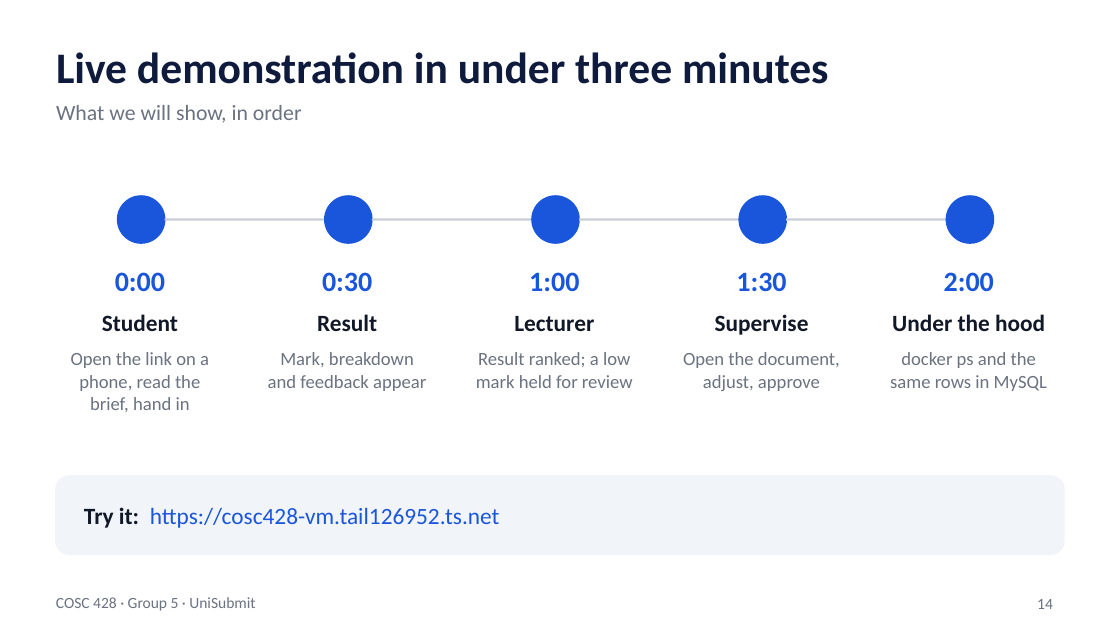
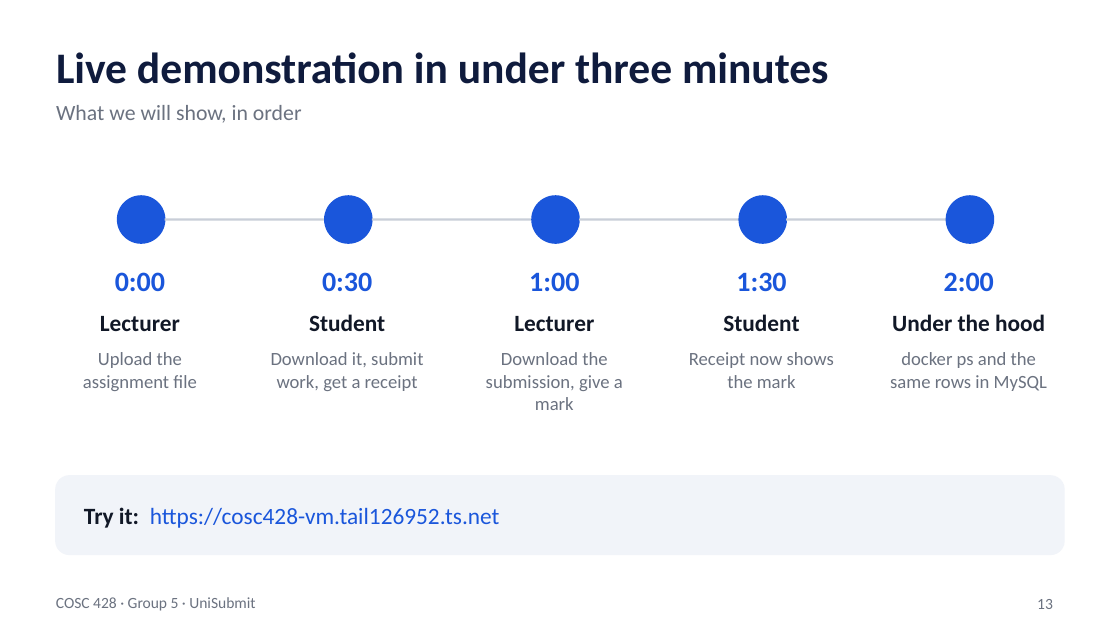
Before and after one commit to IRIR-Java/unisubmit, a slide deck: slide 13 of docs/COSC428_Group5_UniSubmit_Slides.pptx (slide 14 before the commit). Drawn at 1120x630 pixels with LibreOffice and Linux fonts; fonts in the diff are those of the drawing. Boxes give left, top, right and bottom in pixels: in the first picture for what was removed or moved away, otherwise in the second. Text is boxed around its words. In the diff, an @@ line names an element or a change of style, - is before the commit and + after.

```diff
--- a/docs/COSC428_Group5_UniSubmit_Slides.pptx
+++ b/docs/COSC428_Group5_UniSubmit_Slides.pptx
@@ text at (100,316,180,331): text changed @@
-Student
+Lecturer
@@ text at (309,314,385,331): text changed @@
-Result
+Student
@@ text at (723,314,799,331): text changed @@
-Supervise
+Student
@@ text at (83,352,196,391): text changed @@
-Open the link on a phone, read the brief, hand in
+Upload the assignment file
@@ text at (271,352,423,391): text changed @@
-Mark, breakdown and feedback appear
+Download it, submit work, get a receipt
@@ text at (486,352,623,410): text changed @@
-Result ranked; a low mark held for review
+Download the submission, give a mark
@@ text at (689,352,834,388): text changed @@
-Open the document, adjust, approve
+Receipt now shows the mark
@@ page number at (1037,599,1053,609): text changed @@
-14
+13
```
Also in this commit, not shown: 9 other slides changed, 3 slides added, 4 slides removed, 30 other files.
